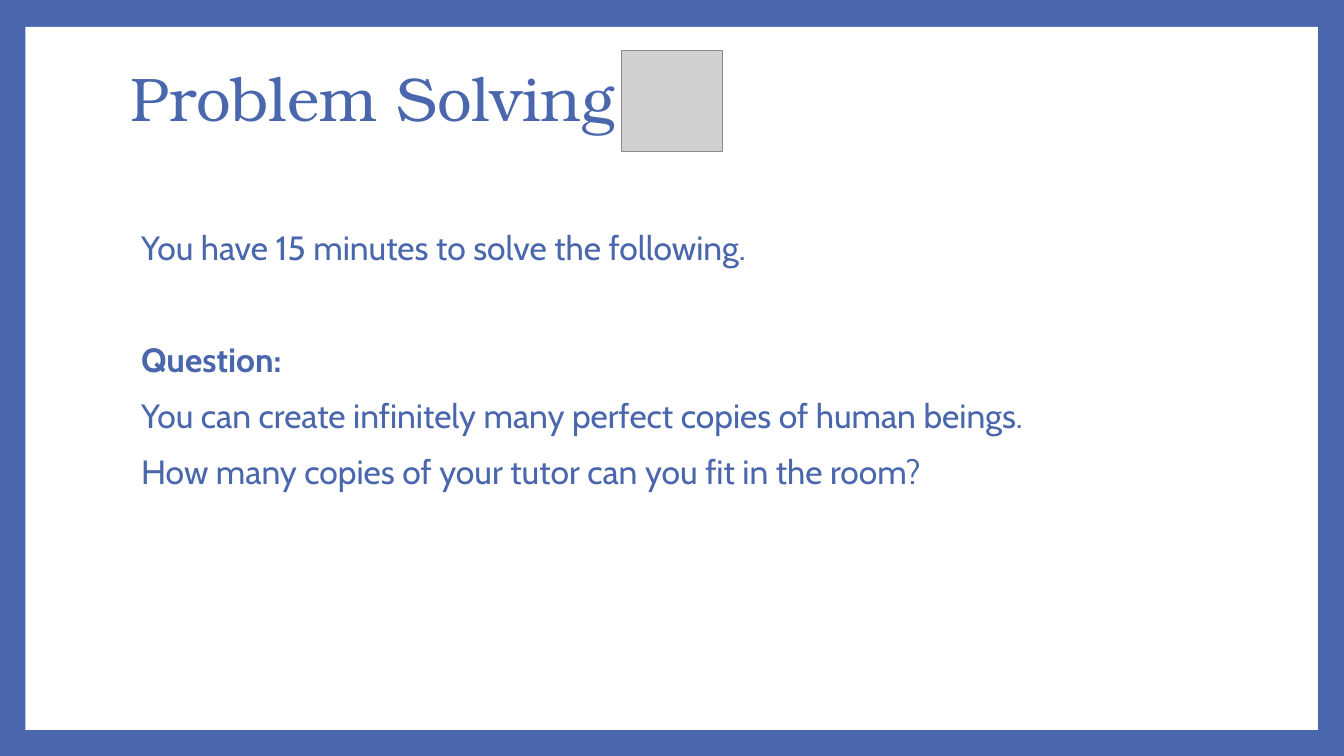
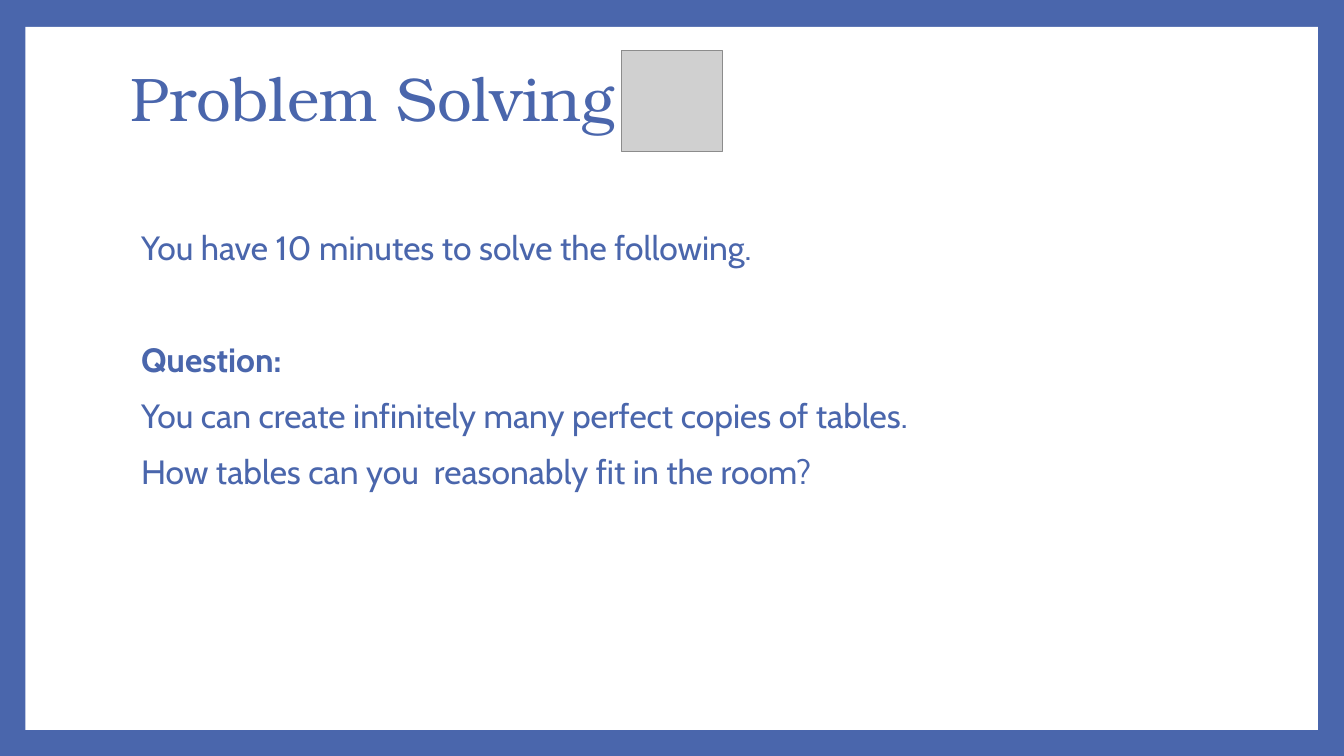
Before and after one commit to richard1au/1531-19t3, a slide deck: slide 3 of slides/week1.pptx. Drawn at 1344x756 pixels with LibreOffice and Linux fonts; fonts in the diff are those of the drawing; grey boxes stand for pictures. Boxes give left, top, right and bottom in pixels: in the first picture for what was removed or moved away, otherwise in the second. Text is boxed around its words. In the diff, an @@ line names an element or a change of style, - is before the commit and + after.

```diff
--- a/slides/week1.pptx
+++ b/slides/week1.pptx
@@ text at (141, 235, 751, 268): text changed @@
-You have 15 minutes to solve the following.
+You have 10 minutes to solve the following.
@@ text at (141, 403, 908, 492): text changed @@
-You can create infinitely many perfect copies of human beings.
-How many copies of your tutor can you fit in the room?
+You can create infinitely many perfect copies of tables.
+How tables can you reasonably fit in the room?
```
Also in this commit, not shown: 2 other slides changed, 9 slides added, 6 slides removed.
